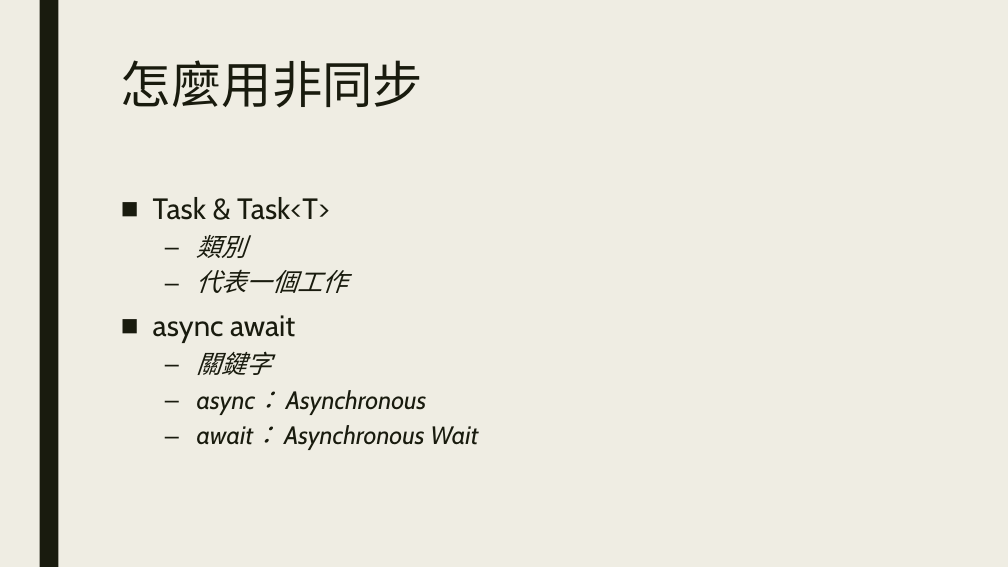
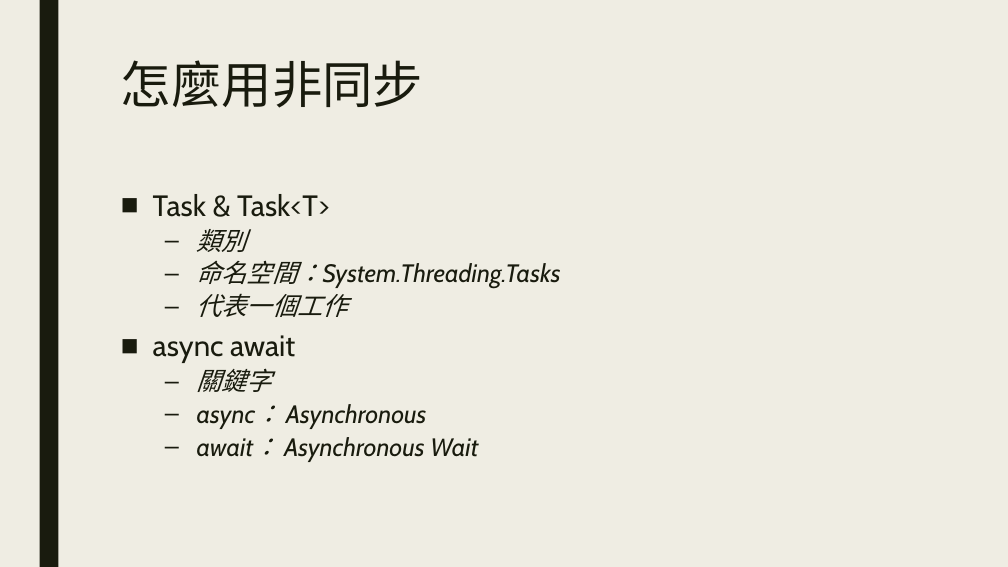
Before and after one commit to ryans610/.NET-Async-Basic, a slide deck: slide 17 of .NET非同步入門.pptx (slide 18 before the commit). Drawn at 1008x567 pixels with LibreOffice and Linux fonts; fonts in the diff are those of the drawing. Boxes give left, top, right and bottom in pixels: in the first picture for what was removed or moved away, otherwise in the second. Text is boxed around its words. In the diff, an @@ line names an element or a change of style, - is before the commit and + after.

```diff
--- a/.NET非同步入門.pptx
+++ b/.NET非同步入門.pptx
@@ text at box(153, 194, 478, 462): line spacing 0.94 to 0.84 @@
@@ text at box(197, 260, 561, 289): paragraph added @@
+  – 命名空間：System.Threading.Tasks
```
Also in this commit, not shown: 3 other slides changed, 1 slide added, 1 slide removed.
